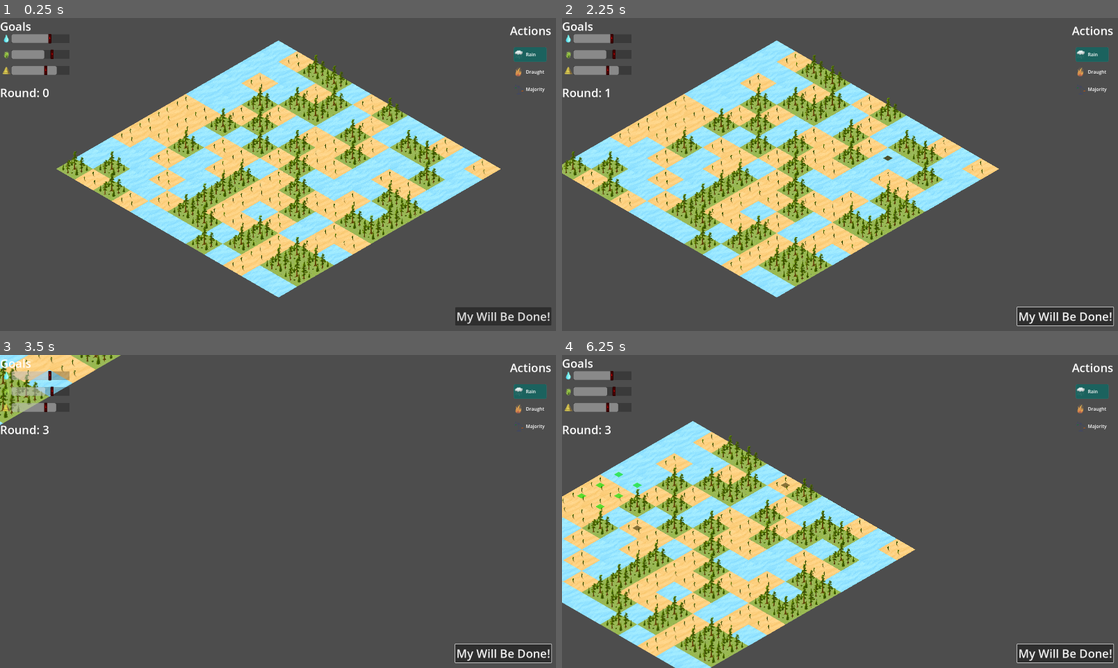
Above: before the commit, frames 1-4 (two rows, left to right).
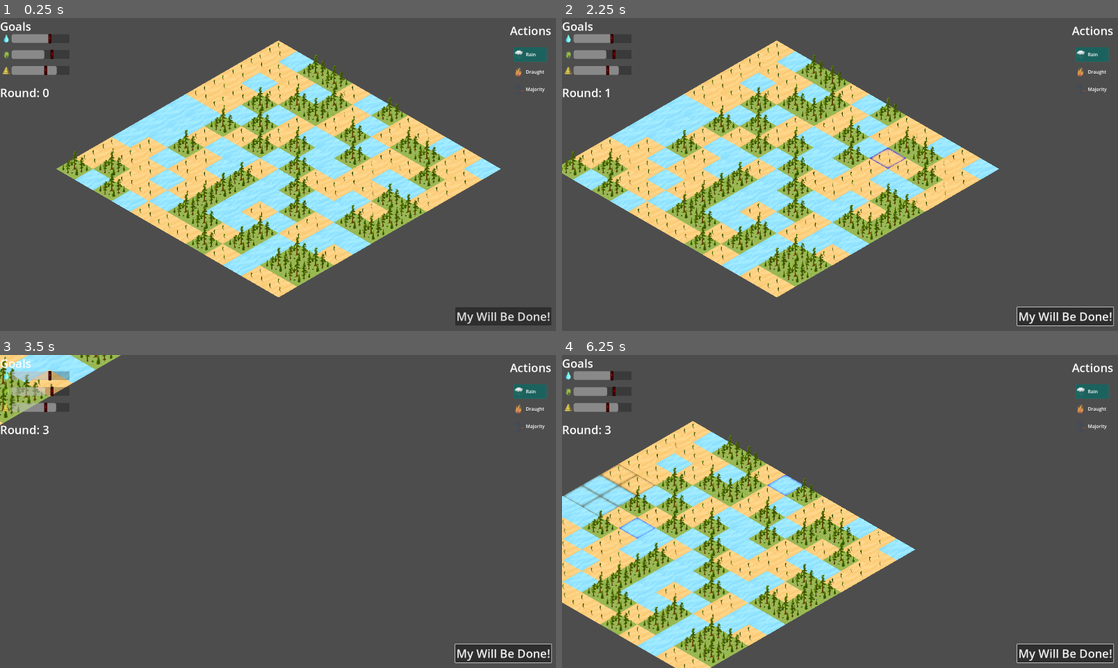
Above: after the commit, the same moments.

Repository: matouseek/game_jam_24
Game: Godot game, scene res://scenes/game.tscn
The game is run twice, just before and just after one commit, with the same random seed, the same clock (stepped at 60 frames per second) and the same inputs. The engine's default icon, where the game draws it, is replaced by a stand-in: a white triangle on a blue panel in a dark square.
Inputs (mouse positions are in pixels of both pictures, inside the frame that each line leads up to):
- Up to frame 1 (0.25 s): no input
- Up to frame 2 (2.25 s): click "My Will Be Done!" at 0.5 s; click "My Will Be Done!" at 1.25 s; tap Enter at 2 s; move the mouse to (962, 158) at 2.02 s; press the mouse at (962, 158) at 2.03 s; hold D (right) from 2.03 s (still down)
- Up to frame 3 (3.5 s): move the mouse to (166, 527) at 2.77 s; release D (right) at 2.78 s; release the mouse at (166, 527) at 2.78 s; hold S (down) from 2.78 s (still down); tap Mouse wheel up (zoom_in) at 2.85 s
- Up to frame 4 (6.25 s): move the mouse to (895, 442) at 3.52 s; release S (down) at 3.53 s; hold D (right) 3.53-4.28 s; hold Mouse wheel down (zoom_out) 3.53-4.28 s; move the mouse to (812, 574) at 4.27 s; hold W (up) 4.28-5.03 s; click (812, 574) at 4.35 s; move the mouse to (1006, 558) at 5.02 s; hold Mouse wheel up (zoom_in) 5.03-5.78 s; hold A (left) from 5.03 s (still down); move the mouse to (673, 464) at 5.77 s; tap Mouse wheel down (zoom_out) at 5.85 s

The runs differ from the first frame. In frame 1, 24% of the frame differs, in the area x 13-90%, y 7-90%; in frame 2, 24%, in the area x 1-79%, y 7-90%; in frame 3, 1.3%; in frame 4, 21%.

Commit message:
Mega polished camera shit

Diff:
--- a/assets/placeholders/tilesets/highlight.tres
+++ b/assets/placeholders/tilesets/highlight.tres
@@ -1,32 +1,29 @@
 [gd_resource type="TileSet" load_steps=5 format=3 uid="uid://dk6oc062mypbo"]
 
-[ext_resource type="Texture2D" uid="uid://imqdgdln38fy" path="res://assets/placeholders/tileset_desert_placeholder.png" id="1_erul4"]
+[ext_resource type="Texture2D" uid="uid://dj2wgur2f32hm" path="res://assets/placeholders/tileset_selector_placeholder_1.png" id="1_74pam"]
 
-[sub_resource type="TileSetAtlasSource" id="TileSetAtlasSource_dvha6"]
-texture = ExtResource("1_erul4")
-margins = Vector2i(0, 106)
-texture_region_size = Vector2i(256, 150)
+[sub_resource type="TileSetAtlasSource" id="TileSetAtlasSource_62ykk"]
+texture = ExtResource("1_74pam")
+texture_region_size = Vector2i(1024, 591)
 0:0/0 = 0
-0:0/0/modulate = Color(0.235294, 0.231373, 1, 0.596078)
+0:0/0/modulate = Color(0.0431373, 0.0588235, 1, 0.596078)
 
-[sub_resource type="TileSetAtlasSource" id="TileSetAtlasSource_1wwml"]
-texture = ExtResource("1_erul4")
-margins = Vector2i(0, 106)
-texture_region_size = Vector2i(256, 150)
+[sub_resource type="TileSetAtlasSource" id="TileSetAtlasSource_dsj0v"]
+texture = ExtResource("1_74pam")
+texture_region_size = Vector2i(1024, 591)
 0:0/0 = 0
-0:0/0/modulate = Color(1, 0, 0, 0.560784)
+0:0/0/modulate = Color(0.65098, 0, 0.0117647, 0.596078)
 
-[sub_resource type="TileSetAtlasSource" id="TileSetAtlasSource_c4u76"]
-texture = ExtResource("1_erul4")
-margins = Vector2i(0, 106)
-texture_region_size = Vector2i(256, 150)
+[sub_resource type="TileSetAtlasSource" id="TileSetAtlasSource_gfbuj"]
+texture = ExtResource("1_74pam")
+texture_region_size = Vector2i(1024, 591)
 0:0/0 = 0
-0:0/0/modulate = Color(0, 1, 0, 0.627451)
+0:0/0/modulate = Color(0.304046, 0.200183, 0.0123319, 0.596078)
 
 [resource]
 tile_shape = 1
 tile_layout = 5
 tile_size = Vector2i(1024, 591)
-sources/2 = SubResource("TileSetAtlasSource_c4u76")
-sources/0 = SubResource("TileSetAtlasSource_dvha6")
-sources/1 = SubResource("TileSetAtlasSource_1wwml")
+sources/0 = SubResource("TileSetAtlasSource_62ykk")
+sources/1 = SubResource("TileSetAtlasSource_dsj0v")
+sources/2 = SubResource("TileSetAtlasSource_gfbuj")
--- a/assets/placeholders/tilesets/terrain.tres
+++ b/assets/placeholders/tilesets/terrain.tres
@@ -1,14 +1,11 @@
-[gd_resource type="TileSet" load_steps=13 format=3 uid="uid://b0333eyi3skxo"]
+[gd_resource type="TileSet" load_steps=7 format=3 uid="uid://b0333eyi3skxo"]
 
 [ext_resource type="Texture2D" uid="uid://dwrlh7keyw5w0" path="res://assets/placeholders/tileset_desert_placeholder_3.png" id="1_0q1eh"]
-[ext_resource type="Texture2D" uid="uid://imqdgdln38fy" path="res://assets/placeholders/tileset_desert_placeholder.png" id="1_hw52i"]
 [ext_resource type="Texture2D" uid="uid://c08wt1hnupods" path="res://assets/placeholders/tileset_forest_placeholder_3.png" id="2_dcg5m"]
-[ext_resource type="Texture2D" uid="uid://c46umfhd0ujof" path="res://assets/placeholders/tileset_meadow_placeholder.png" id="2_ppbei"]
-[ext_resource type="Texture2D" uid="uid://byrx063kgdiuc" path="res://assets/placeholders/tileset_water_placeholder.png" id="3_c00y8"]
 [ext_resource type="Texture2D" uid="uid://wyd4pm0vbxsx" path="res://assets/placeholders/tileset_water_placeholder_3.png" id="6_3d6yv"]
 
-[sub_resource type="TileSetAtlasSource" id="TileSetAtlasSource_yasu7"]
-texture = ExtResource("1_0q1eh")
+[sub_resource type="TileSetAtlasSource" id="TileSetAtlasSource_17h21"]
+texture = ExtResource("6_3d6yv")
 texture_region_size = Vector2i(1024, 591)
 0:0/0 = 0
 
@@ -18,26 +15,8 @@
 0:0/0 = 0
 0:0/0/texture_origin = Vector2i(0, 98)
 
-[sub_resource type="TileSetAtlasSource" id="TileSetAtlasSource_x5kyj"]
-texture = ExtResource("3_c00y8")
-margins = Vector2i(0, 106)
-texture_region_size = Vector2i(256, 150)
-0:0/0 = 0
-
-[sub_resource type="TileSetAtlasSource" id="TileSetAtlasSource_i2iqw"]
-texture = ExtResource("2_ppbei")
-margins = Vector2i(0, 106)
-texture_region_size = Vector2i(256, 150)
-0:0/0 = 0
-
-[sub_resource type="TileSetAtlasSource" id="TileSetAtlasSource_bwgn1"]
-texture = ExtResource("1_hw52i")
-margins = Vector2i(0, 106)
-texture_region_size = Vector2i(256, 150)
-0:0/0 = 0
-
-[sub_resource type="TileSetAtlasSource" id="TileSetAtlasSource_17h21"]
-texture = ExtResource("6_3d6yv")
+[sub_resource type="TileSetAtlasSource" id="TileSetAtlasSource_yasu7"]
+texture = ExtResource("1_0q1eh")
 texture_region_size = Vector2i(1024, 591)
 0:0/0 = 0
 
@@ -45,9 +24,6 @@
 tile_shape = 1
 tile_layout = 5
 tile_size = Vector2i(1024, 591)
-sources/10 = SubResource("TileSetAtlasSource_x5kyj")
-sources/11 = SubResource("TileSetAtlasSource_i2iqw")
-sources/12 = SubResource("TileSetAtlasSource_bwgn1")
-sources/0 = SubResource("TileSetAtlasSource_yasu7")
 sources/1 = SubResource("TileSetAtlasSource_lj3by")
-sources/2 = SubResource("TileSetAtlasSource_17h21")
+sources/0 = SubResource("TileSetAtlasSource_17h21")
+sources/2 = SubResource("TileSetAtlasSource_yasu7")
--- a/project.godot
+++ b/project.godot
@@ -48,21 +48,25 @@
 left={
 "deadzone": 0.5,
 "events": [Object(InputEventKey,"resource_local_to_scene":false,"resource_name":"","device":-1,"window_id":0,"alt_press …(191 unchanged characters)…
+, Object(InputEventKey,"resource_local_to_scene":false,"resource_name":"","device":-1,"window_id":0,"alt_pressed":false,"shift_pressed":false,"ctrl_pressed":false,"meta_pressed":false,"pressed":false,"keycode":0,"physical_keycode":4194319,"key_label":0,"unicode":0,"location":0,"echo":false,"script":null)
 ]
 }
 right={
 "deadzone": 0.5,
 "events": [Object(InputEventKey,"resource_local_to_scene":false,"resource_name":"","device":-1,"window_id":0,"alt_press …(192 unchanged characters)…
+, Object(InputEventKey,"resource_local_to_scene":false,"resource_name":"","device":-1,"window_id":0,"alt_pressed":false,"shift_pressed":false,"ctrl_pressed":false,"meta_pressed":false,"pressed":false,"keycode":0,"physical_keycode":4194321,"key_label":0,"unicode":0,"location":0,"echo":false,"script":null)
 ]
 }
 up={
 "deadzone": 0.5,
 "events": [Object(InputEventKey,"resource_local_to_scene":false,"resource_name":"","device":-1,"window_id":0,"alt_press …(192 unchanged characters)…
+, Object(InputEventKey,"resource_local_to_scene":false,"resource_name":"","device":-1,"window_id":0,"alt_pressed":false,"shift_pressed":false,"ctrl_pressed":false,"meta_pressed":false,"pressed":false,"keycode":0,"physical_keycode":4194320,"key_label":0,"unicode":0,"location":0,"echo":false,"script":null)
 ]
 }
 down={
 "deadzone": 0.5,
 "events": [Object(InputEventKey,"resource_local_to_scene":false,"resource_name":"","device":-1,"window_id":0,"alt_press …(192 unchanged characters)…
+, Object(InputEventKey,"resource_local_to_scene":false,"resource_name":"","device":-1,"window_id":0,"alt_pressed":false,"shift_pressed":false,"ctrl_pressed":false,"meta_pressed":false,"pressed":false,"keycode":0,"physical_keycode":4194322,"key_label":0,"unicode":0,"location":0,"echo":false,"script":null)
 ]
 }
 
Binary file added: assets/placeholders/tileset_selector_placeholder_1.png
Not shown, added: assets/placeholders/tileset_selector_placeholder_1.png.import
